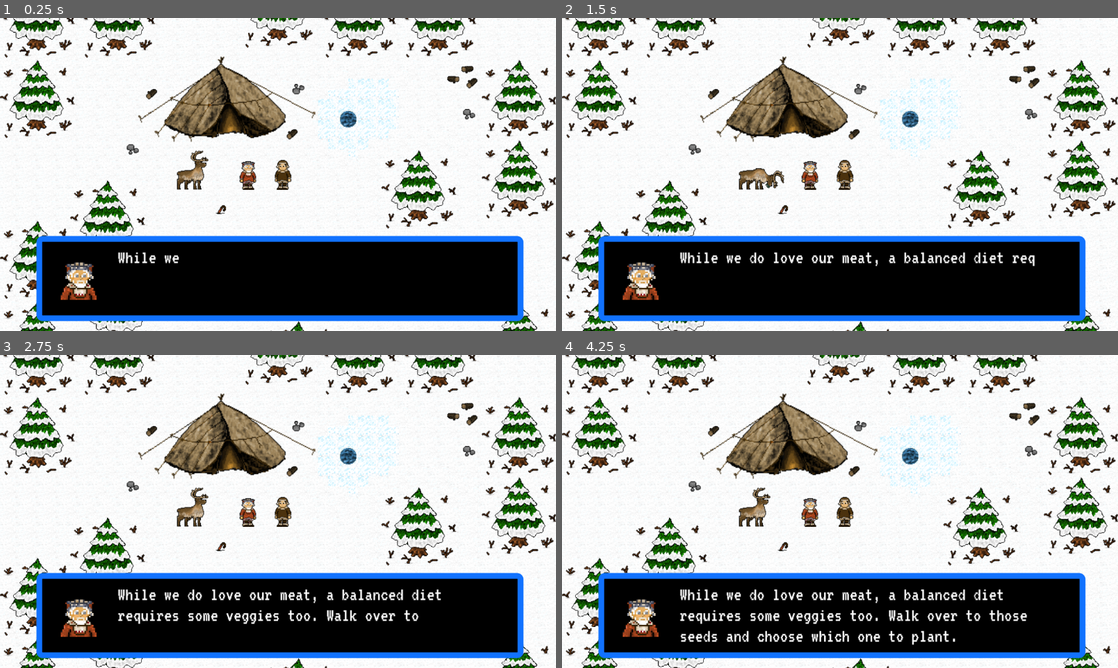
Above: before the commit, frames 1-4 (two rows, left to right).
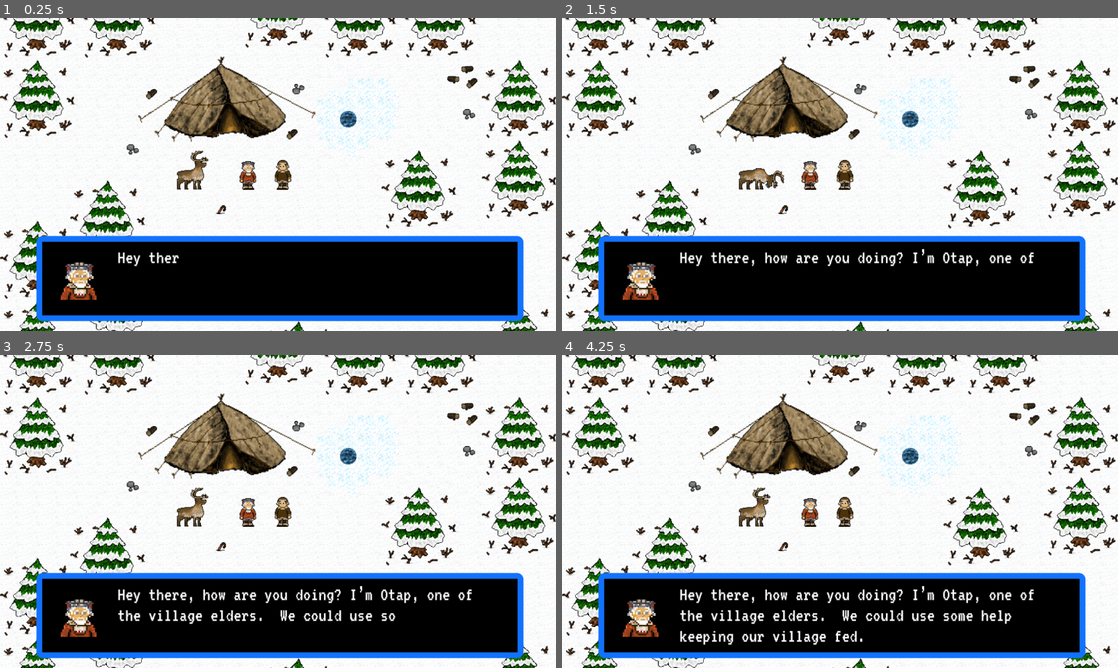
Above: after the commit, the same moments.

Repository: xkolyaskin/Mycrosoffed-Studios
Game: Godot game, scene res://Game.tscn
Two runs of this game, one before a commit and one after it. Both use one fixed random seed, a clock stepped at 60 frames per second and the inputs below. This scene is started directly instead of the project's main scene.
Inputs:
- Up to frame 1 (0.25 s): no input
- Up to frame 2 (1.5 s): hold D (move_right) 0.53-1.28 s; tap Space (interact) at 0.6, 1.35 s; hold S (move_down) from 1.28 s (still down)
- Up to frame 3 (2.75 s): release S (move_down) at 2.03 s; hold D (move_right) from 2.03 s (still down); tap Space (interact) at 2.1 s
- Up to frame 4 (4.25 s): release D (move_right) at 2.78 s; hold W (move_up) 2.78-3.53 s; tap Space (interact) at 2.85, 3.6 s; hold A (move_left) from 3.53 s (still down)

The runs differ from the first frame. In frame 1, 0.2% of the frame differs, in the area x 21-33%, y 74-80%; in frame 2, 1.1%; in frame 3, 2.0%; in frame 4, 3.0%, in the area x 21-85%, y 73-93%.

Commit message:
Random Lines

Diff:
--- a/new-game-project/dialogue.gd
+++ b/new-game-project/dialogue.gd
@@ -4,8 +4,10 @@
 @onready var talking_audio = $Talking
 
 var scene = 1
+var dialogueIntro = "Hey there, how are you doing? I’m Otap, one of the village elders.  We could use some help keeping our village fed."
+
 var dialogueFarm1_1 = "While we do love our meat, a balanced diet requires some veggies too. Walk over to those seeds and choose which one to plant. "
-var dialogueFarm1_2 = "Once they are planted, wait for them to grow and harvest your crops before they go bad. Pick up/place using SPACE or E."
+var dialogueFarm1_2 = "Once they are planted, wait for them to grow and harvest your crops before they go bad. Pick up/place using SPACE or E. WASD to move"
 
 var dialogueFish1_1 = "Salmon is one of the most important foods here, but fishing is no easy work."
 var dialogueFish1_2 = "Walk up to the fishing hole and when indicated, press SPACE or E at the right time to catch a fish.  Catch enough fish and you will succeed."
@@ -61,12 +63,21 @@
 func _ready():
 
 	if scene == 1:
+		await play_dialogue(dialogueIntro)
+		print("next")
 		await play_dialogue(dialogueFarm1_1)
 		print("next")
 		await play_dialogue(dialogueFarm1_2)
 		print("next_scene")
 
 
+
+func pickRandom():
+	var ind = randi_range(0,len(randomDialogue)-1)
+	var line = randomDialogue[ind]
+	randomDialogue.remove_at(ind)
+	usedDialogue.add(line)
+	return line
 
 func play_dialogue(string):
 	if not dialogue_box.is_typing():
